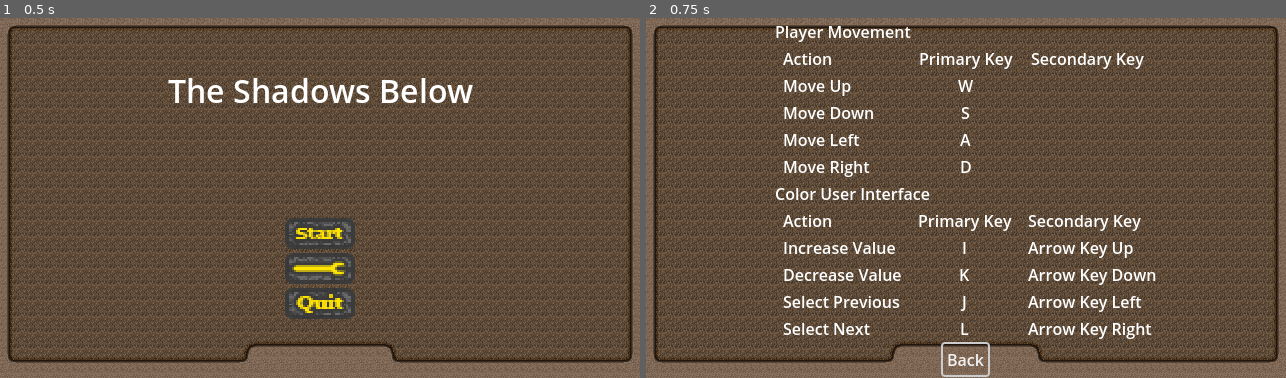
Above: before the commit, frames 1-2 (left to right).
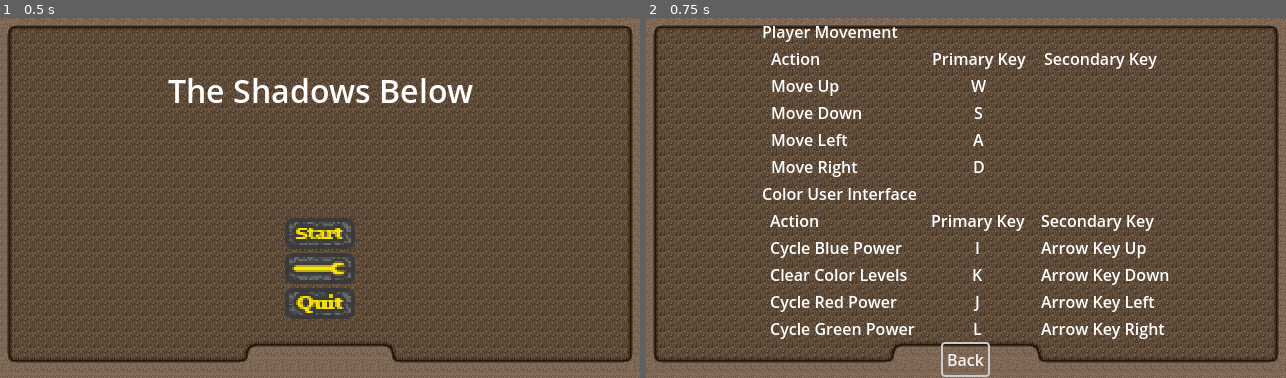
Above: after the commit, the same moments.

Repository: Degenerate-Games/shadows-below
Game: Godot game, scene res://scenes/menus/main_menu.tscn
Two runs of this game, one before a commit and one after it. Both use one fixed random seed, a clock stepped at 60 frames per second and the inputs below. Sound files missing from this copy of the repository are replaced by a short silence.
Inputs (mouse positions are in pixels of both pictures, inside the frame that each line leads up to):
- Up to frame 1 (0.5 s): no input
- Up to frame 2 (0.75 s): click (966, 270) at 0.5 s

Frame 1 is identical in both runs. In frame 2, 7.7% of the frame differs, in the area x 18-82%, y 2-90%.

Commit message:
Update options to reflect new control scheme

Diff:
--- a/scenes/menus/options.tscn
+++ b/scenes/menus/options.tscn
@@ -66,7 +66,7 @@
 
 [node name="MoveUpLabel" type="Label" parent="VBoxContainer/VBoxContainer/HBoxContainer/VBoxContainer"]
 layout_mode = 2
-text = "Move Up            "
+text = "Move Up                  "
 
 [node name="MoveDownLabel" type="Label" parent="VBoxContainer/VBoxContainer/HBoxContainer/VBoxContainer"]
 layout_mode = 2
@@ -166,21 +166,21 @@
 layout_mode = 2
 text = "Action"
 
-[node name="IncreaseValueLabel" type="Label" parent="VBoxContainer/VBoxContainer/HBoxContainer2/VBoxContainer"]
-layout_mode = 2
-text = "Increase Value"
-
-[node name="DecreaseValueLabel" type="Label" parent="VBoxContainer/VBoxContainer/HBoxContainer2/VBoxContainer"]
-layout_mode = 2
-text = "Decrease Value"
-
-[node name="SelectPreviousLabel" type="Label" parent="VBoxContainer/VBoxContainer/HBoxContainer2/VBoxContainer"]
-layout_mode = 2
-text = "Select Previous"
-
-[node name="SelectNextLabel" type="Label" parent="VBoxContainer/VBoxContainer/HBoxContainer2/VBoxContainer"]
-layout_mode = 2
-text = "Select Next"
+[node name="CycleBlueLabel" type="Label" parent="VBoxContainer/VBoxContainer/HBoxContainer2/VBoxContainer"]
+layout_mode = 2
+text = "Cycle Blue Power"
+
+[node name="ClearColorsLabel" type="Label" parent="VBoxContainer/VBoxContainer/HBoxContainer2/VBoxContainer"]
+layout_mode = 2
+text = "Clear Color Levels"
+
+[node name="CycleRedLabel" type="Label" parent="VBoxContainer/VBoxContainer/HBoxContainer2/VBoxContainer"]
+layout_mode = 2
+text = "Cycle Red Power"
+
+[node name="CycleGreenLabel" type="Label" parent="VBoxContainer/VBoxContainer/HBoxContainer2/VBoxContainer"]
+layout_mode = 2
+text = "Cycle Green Power"
 
 [node name="Spacer2" type="Control" parent="VBoxContainer/VBoxContainer/HBoxContainer2"]
 layout_mode = 2
